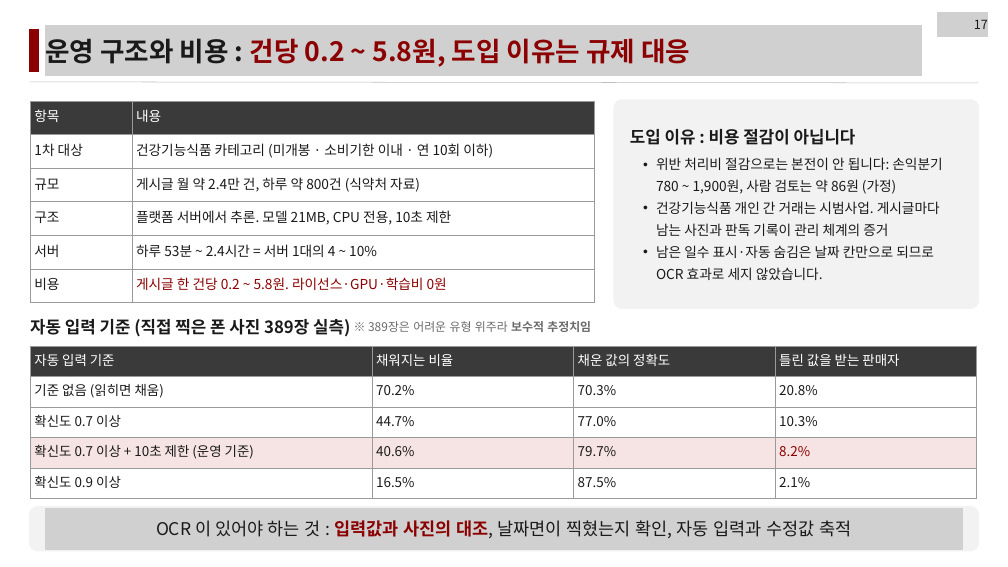
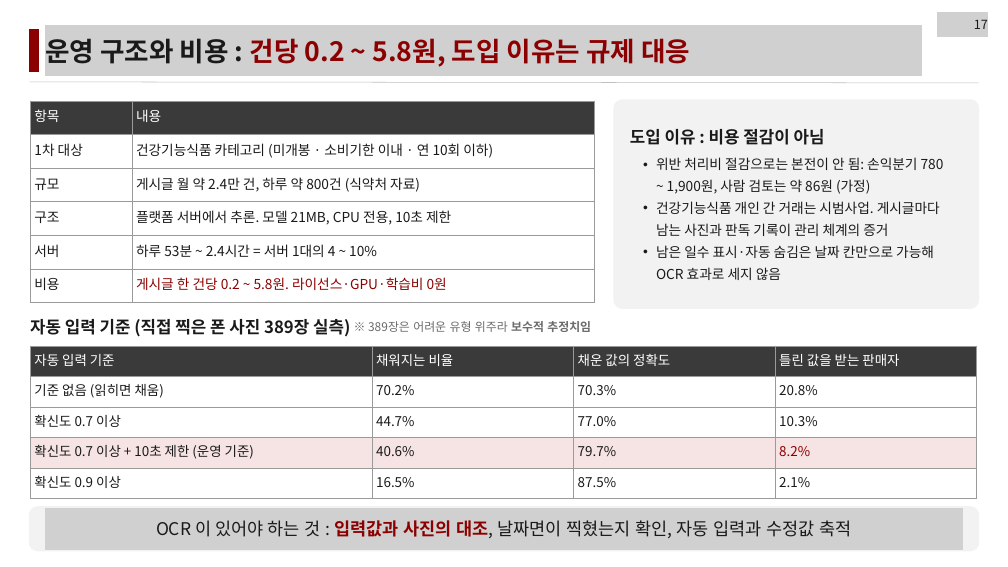
Before and after one commit to LEEbyeongchul/itda3-CODE-subway, a slide deck: slide 17 of 발표/[CODE]_서브웨이_본선발표.pptx. Drawn at 1008x567 pixels with LibreOffice and Linux fonts; fonts in the diff are those of the drawing; grey boxes stand for pictures. Boxes give left, top, right and bottom in pixels: in the first picture for what was removed or moved away, otherwise in the second. Text is boxed around its words. In the diff, an @@ line names an element or a change of style, - is before the commit and + after.

```diff
--- a/발표/[CODE]_서브웨이_본선발표.pptx
+++ b/발표/[CODE]_서브웨이_본선발표.pptx
@@ text at (630, 129, 825, 145): text changed @@
-도입 이유 : 비용 절감이 아닙니다
+도입 이유 : 비용 절감이 아님
@@ text at (656, 157, 944, 194): text changed @@
-  • 위반 처리비 절감으로는 본전이 안 됩니다: 손익분기 780 ~ 1,900원, 사람 검토는 약 86원 (가정)
+  • 위반 처리비 절감으로는 본전이 안 됨: 손익분기 780 ~ 1,900원, 사람 검토는 약 86원 (가정)
@@ text at (656, 245, 934, 280): text changed @@
-  • 남은 일수 표시·자동 숨김은 날짜 칸만으로 되므로 OCR 효과로 세지 않았습니다.
+  • 남은 일수 표시·자동 숨김은 날짜 칸만으로 가능해 OCR 효과로 세지 않음
```
Also in this commit, not shown: 16 other slides changed, 1 other file.
